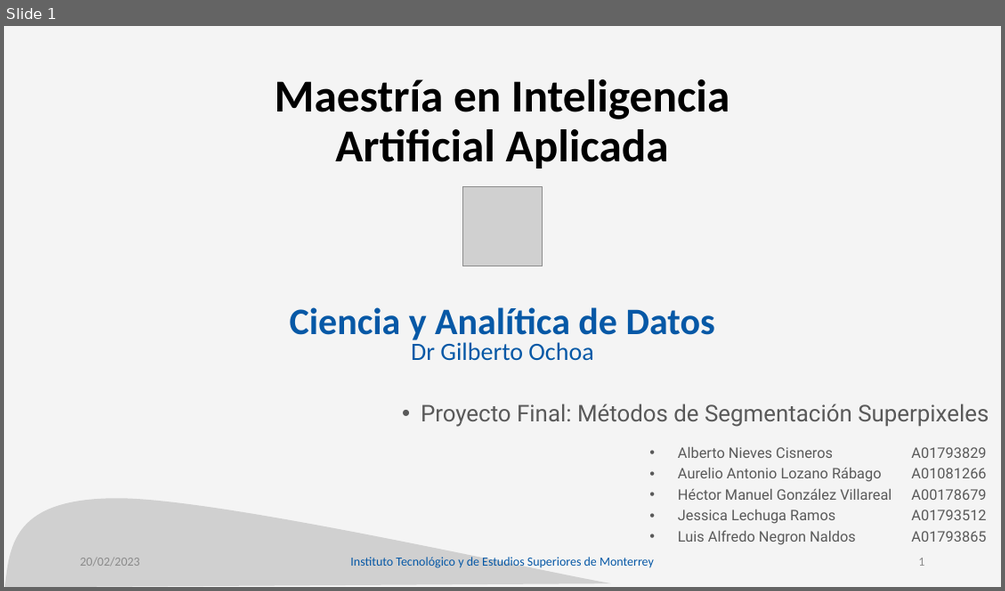
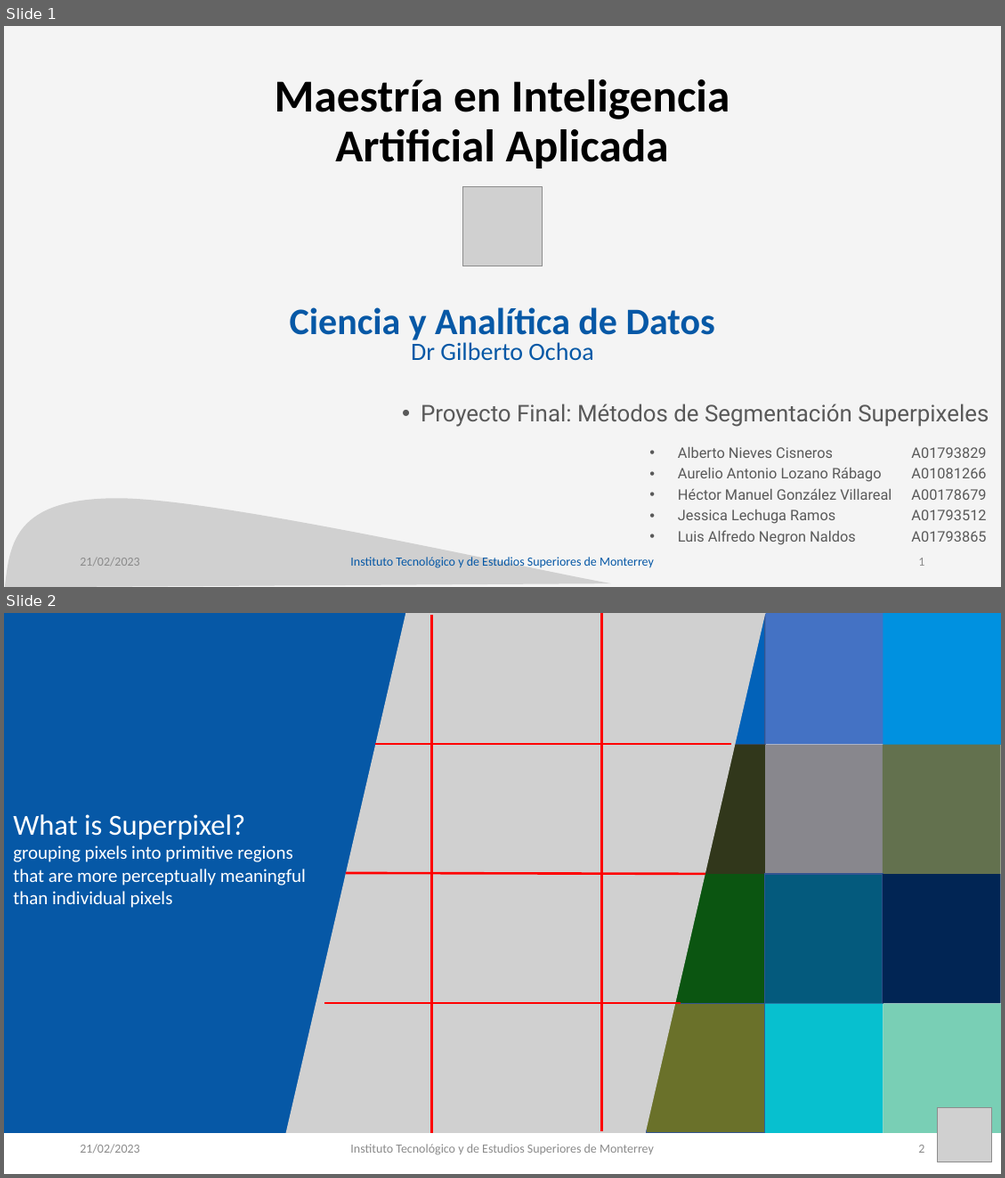
Before and after one commit to aalr007/VisionComputacional, a slide deck: VisionComputacionalEquipo6Superpixeles.pptx. Shown one above the other, each under a label of ours: slide 1 before the commit, slides 1 and 2 after it. The pictures are 1005x591 and 1005x1178 pixels, drawn with LibreOffice and Linux fonts; fonts in the diff are those of the drawing; grey boxes stand for pictures; background and template pictures are left out. Boxes give left, top, right and bottom in pixels: in the first picture for what was removed or moved away, otherwise in the second. Text is boxed around its words. In the diff, an @@ line names an element or a change of style, - is before the commit and + after.

```diff
--- a/VisionComputacionalEquipo6Superpixeles.pptx
+++ b/VisionComputacionalEquipo6Superpixeles.pptx
@@ slide 2 added at (x1=4, y1=613, x2=1001, y2=1174), background #FFFFFF @@
@@ rectangle added at (x1=4, y1=613, x2=432, y2=1133), fill #0658A6 @@
@@ picture added at (x1=286, y1=613, x2=765, y2=1133) @@
@@ line added from (432, 615) to (432, 1133), #FF0000 2.25 pt @@
@@ line added from (601, 613) to (601, 1131), #FF0000 2.25 pt @@
@@ line added from (731, 744) to (376, 744), #FF0000 2.25 pt @@
@@ text added at (x1=13, y1=814, x2=306, y2=908), 18 pt, text #FFFFFF @@
+What is Superpixel?
+grouping pixels into primitive regions that are more perceptually meaningful than individual pixels
@@ line added from (705, 874) to (346, 873), #FF0000 2.25 pt @@
@@ line added from (680, 1004) to (324, 1004), #FF0000 2.25 pt @@
@@ group added at (x1=647, y1=613, x2=1001, y2=1133): 12 rectangles @@
@@ picture added at (x1=938, y1=1107, x2=992, y2=1162) @@
@@ text added at (x1=80, y1=1143, x2=139, y2=1153), 12 pt, text #8C8C8C @@
+21/02/2023
@@ text added at (x1=350, y1=1143, x2=654, y2=1155), 12 pt, text #8C8C8C @@
+Instituto Tecnológico y de Estudios Superiores de Monterrey
@@ page number added at (x1=918, y1=1144, x2=924, y2=1152), 12 pt, text #8C8C8C @@
+2
@@ slide 1 changed as well @@
@@ text at (x1=80, y1=557, x2=139, y2=565): text changed @@
-20/02/2023
+21/02/2023
```
Also in this commit, not shown: 4 other slides changed.
